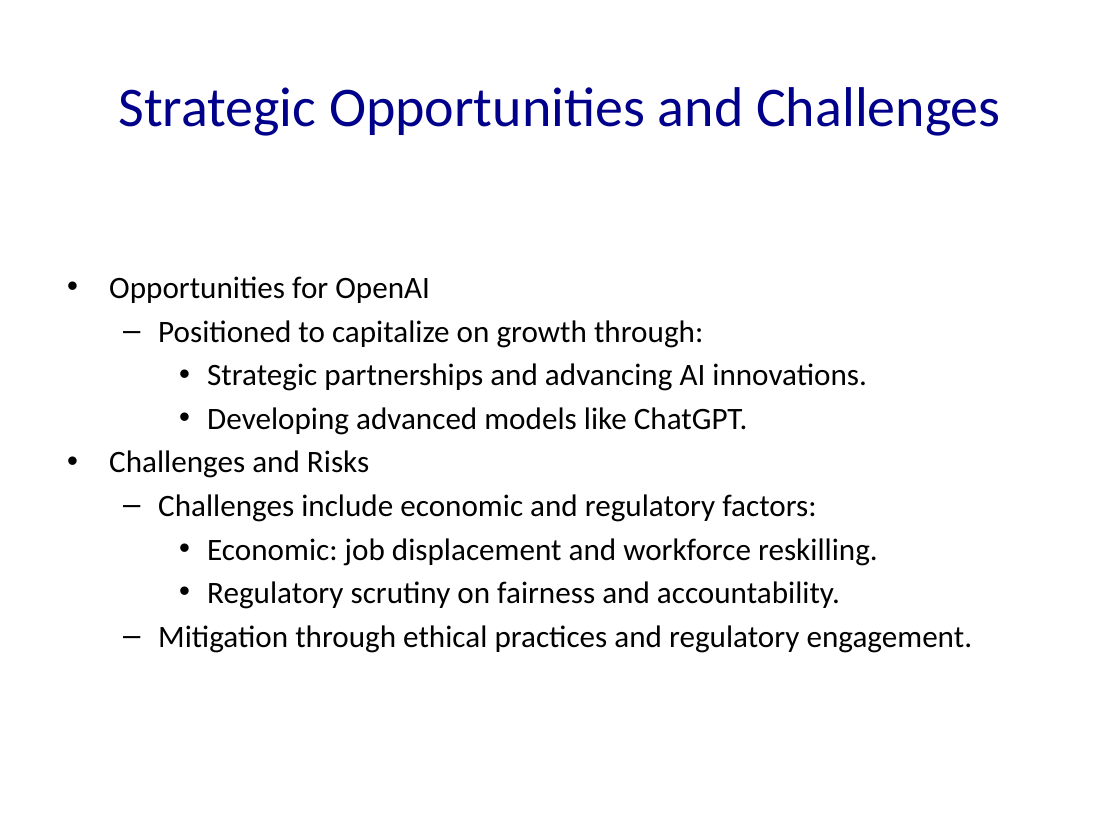
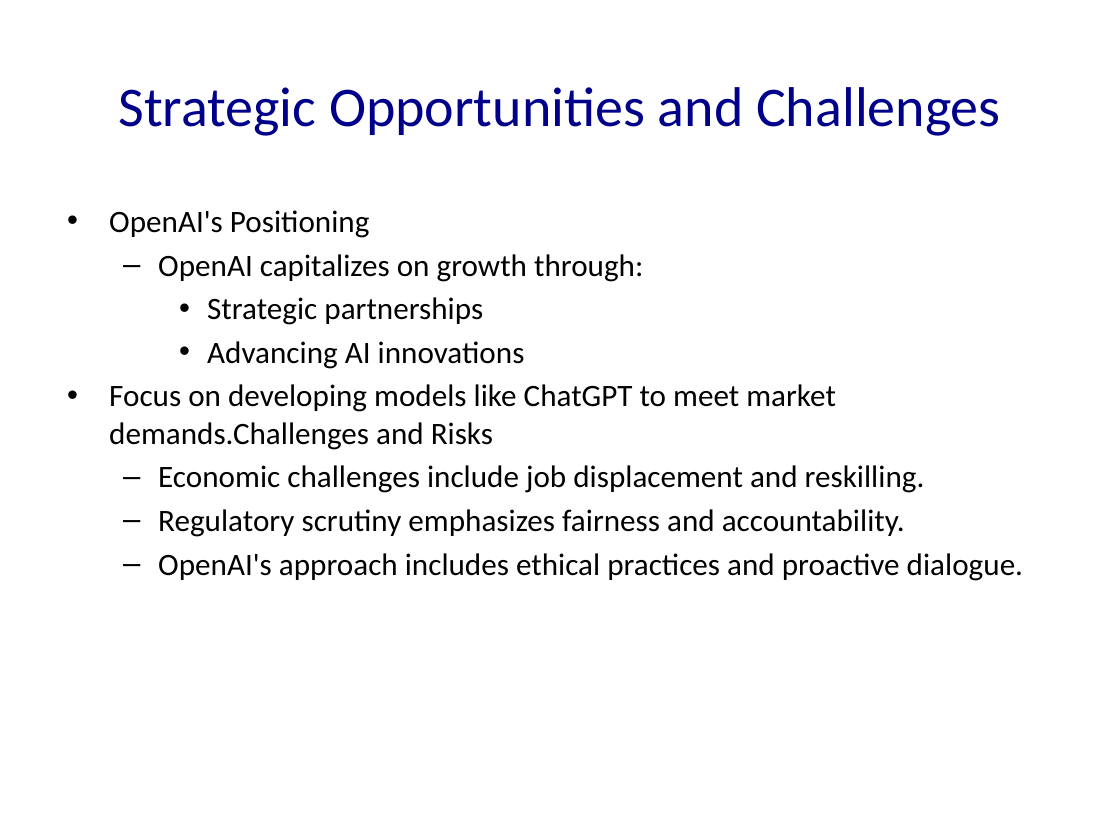
Before and after one commit to Frank-Gu-81/slides_autogeneration, a slide deck: slide 15 of OpenAI.pptx (slide 10 before the commit). Drawn at 1120x840 pixels with LibreOffice and Linux fonts; fonts in the diff are those of the drawing. Boxes give left, top, right and bottom in pixels: in the first picture for what was removed or moved away, otherwise in the second. Text is boxed around its words. In the diff, an @@ line names an element or a change of style, - is before the commit and + after.

```diff
--- a/OpenAI.pptx
+++ b/OpenAI.pptx
@@ text at [109,210,1023,581]: text changed @@
-• Opportunities for OpenAI
-  – Positioned to capitalize on growth through:
-    • Strategic partnerships and advancing AI innovations.
-    • Developing advanced models like ChatGPT.
-• Challenges and Risks
-  – Challenges include economic and regulatory factors:
-    • Economic: job displacement and workforce reskilling.
-    • Regulatory scrutiny on fairness and accountability.
-  – Mitigation through ethical practices and regulatory engagement.
+• OpenAI's Positioning
+  – OpenAI capitalizes on growth through:
+    • Strategic partnerships
+    • Advancing AI innovations
+• Focus on developing models like ChatGPT to meet market demands.Challenges and Risks
+  – Economic challenges include job displacement and reskilling.
+  – Regulatory scrutiny emphasizes fairness and accountability.
+  – OpenAI's approach includes ethical practices and proactive dialogue.
```
Also in this commit, not shown: 7 other slides changed, 22 slides added, 3 slides removed, 11 other files.
